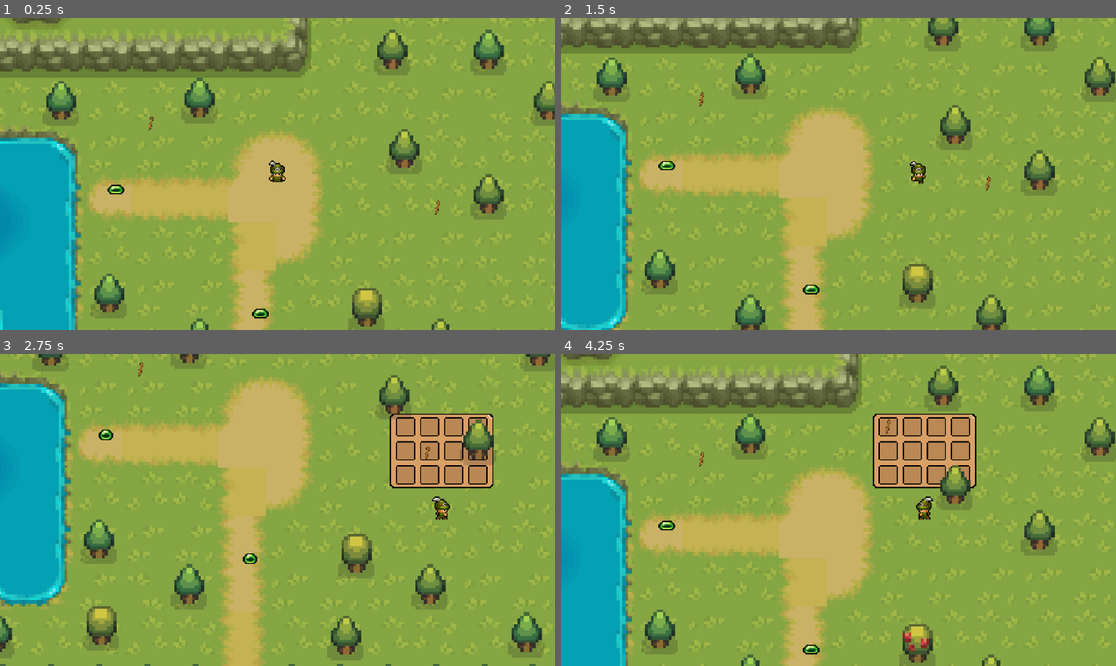
Above: before the commit, frames 1-4 (two rows, left to right).
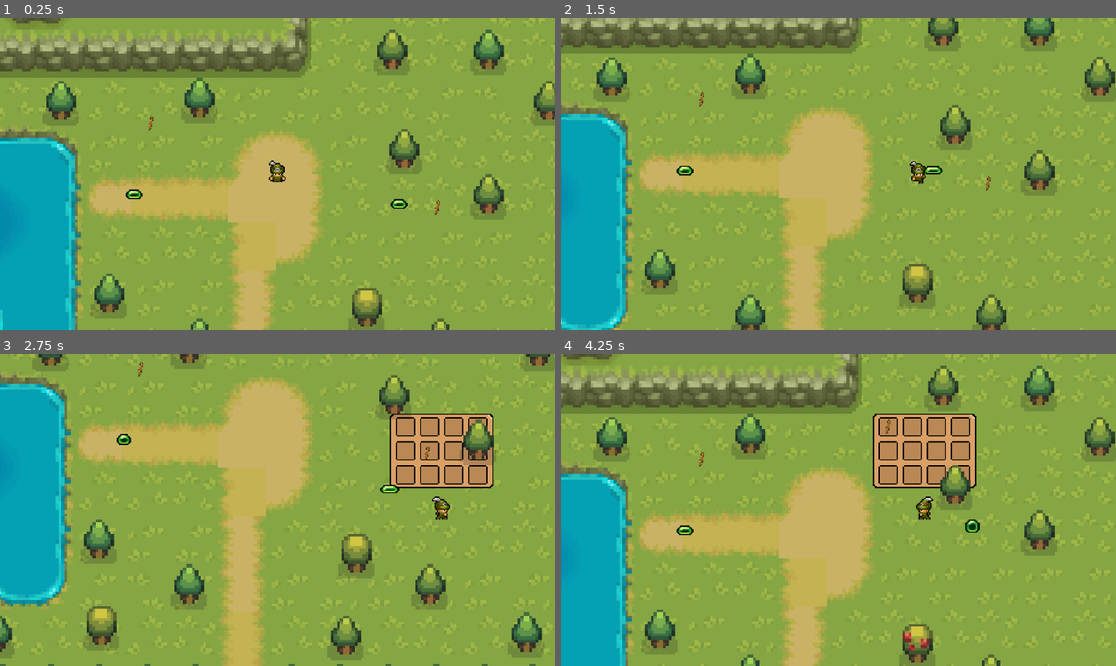
Above: after the commit, the same moments.

Repository: iQwQj/444garden
Game: Godot game, scene res://scene/world.tscn
Same seed, same stepped clock (60 frames per second), same inputs: the game is played once before the commit and once after it. This scene is started directly instead of the project's main scene. The engine's default icon, where the game draws it, is replaced by a stand-in: a white triangle on a blue panel in a dark square.
Inputs (mouse positions are in pixels of both pictures, inside the frame that each line leads up to):
- Up to frame 1 (0.25 s): no input
- Up to frame 2 (1.5 s): move the mouse to (960, 158) at 0.52 s; hold D (right) 0.53-1.28 s; tap E (e) at 0.6 s; tap I (i) at 0.8, 1.35 s; move the mouse to (727, 189) at 1.27 s; hold S (down) from 1.28 s (still down)
- Up to frame 3 (2.75 s): tap E (e) at 1.55, 2.1 s; move the mouse to (333, 441) at 2.02 s; release S (down) at 2.03 s; hold D (right) from 2.03 s (still down); tap I (i) at 2.3 s
- Up to frame 4 (4.25 s): move the mouse to (810, 572) at 2.77 s; release D (right) at 2.78 s; hold W (up) 2.78-3.53 s; tap I (i) at 2.85, 3.8 s; tap E (e) at 3.05 s; move the mouse to (1005, 556) at 3.52 s; hold A (left) from 3.53 s (still down); click (1005, 556) at 3.6 s

The runs differ from the first frame. In frame 1, 0.3% of the frame differs, in the area x 19-74%, y 53-97%; in frame 2, 0.3%; in frame 3, 0.3%; in frame 4, 0.4%, in the area x 17-76%, y 53-97%.

Commit message:
fixed bug: slime enemy not able to chase the player

Diff:
--- a/222tutorial/tutorial_devworm/scene/slime.tscn
+++ b/222tutorial/tutorial_devworm/scene/slime.tscn
@@ -149,10 +149,10 @@
 radius = 6.32456
 
 [sub_resource type="CircleShape2D" id="CircleShape2D_mmojf"]
-radius = 67.0075
+radius = 56.6039
 
 [sub_resource type="CircleShape2D" id="CircleShape2D_plrt6"]
-radius = 1294.42
+radius = 816.26
 
 [node name="slime" type="CharacterBody2D"]
 script = ExtResource("1_2hewc")
@@ -189,4 +189,6 @@
 disabled = true
 
 [connection signal="area_entered" from="hitbox" to="." method="_on_hitbox_area_entered"]
+[connection signal="body_entered" from="detection_area" to="." method="_on_detection_area_body_entered"]
+[connection signal="body_exited" from="detection_area" to="." method="_on_detection_area_body_exited"]
 [connection signal="body_entered" from="slime_collect_area" to="." method="_on_slime_collect_area_body_entered"]
--- a/222tutorial/tutorial_devworm/scene/world.tscn
+++ b/222tutorial/tutorial_devworm/scene/world.tscn
@@ -1003,7 +1003,7 @@
 position = Vector2(133, 28)
 
 [node name="slime" parent="." instance=ExtResource("8_4lyk6")]
-position = Vector2(-15, 116)
+position = Vector2(100, 25)
 
 [node name="slime2" parent="." instance=ExtResource("8_4lyk6")]
-position = Vector2(-135, 13)
+position = Vector2(-120, 17)
--- a/222tutorial/tutorial_devworm/script/slime.gd
+++ b/222tutorial/tutorial_devworm/script/slime.gd
@@ -15,7 +15,7 @@
 func _ready():
 	dead = false
 
-func _physics_process(delta: float) -> void:
+func _physics_process(delta):
 	if !dead:
 		$detection_area/CollisionShape2D.disabled = false
 		if player_in_area:
@@ -27,12 +27,16 @@
 	if dead:
 		$detection_area/CollisionShape2D.disabled = true
 
-func _on_detection_area_body_entered(body):
+
+func _on_detection_area_body_entered(body: Node2D) -> void:
+	# created using signal (choosing "detection_area" and select "Node" on the right panel)
+	# then connect to the slime scene
 	if body.has_method("player"):
 		player_in_area = true
 		player = body
 
-func _on_detection_area_body_exited(body):
+
+func _on_detection_area_body_exited(body: Node2D) -> void:
 	if body.has_method("player"):
 		player_in_area = false
 
